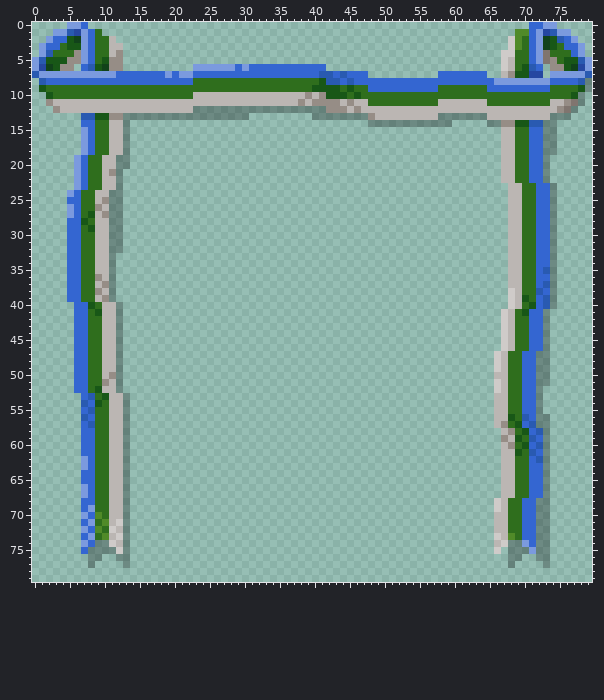
Pixel-art file -- art/ribbon-frame.aseprite. The first picture shows the starting point.
80x80 pixels, 1 frame.
The result:
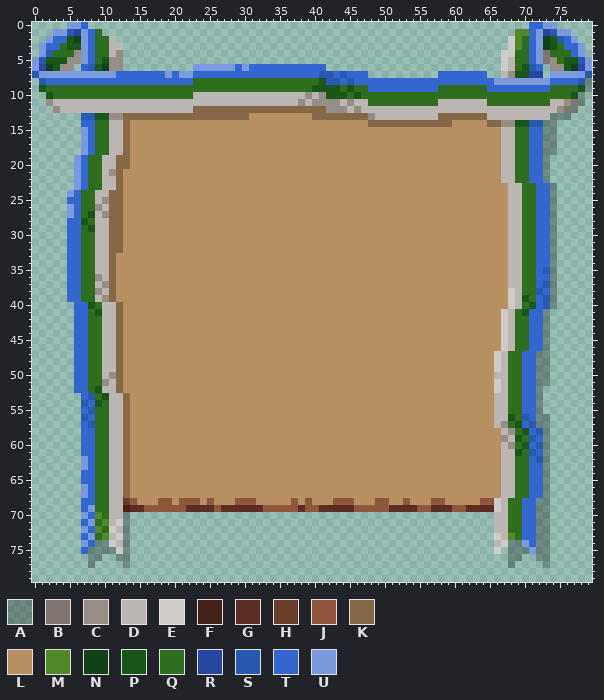
Palette (. is transparent): A #00000046  B #80756f  C #968d86  D #bbb6b3  E #cfcbc9  F #43211a  G #5c2d24  H #683e2b  J #8f563b  K #856846  L #b88f61  M #508a28  N #11421a  P #185717  Q #2f6e1d  R #2547a1  S #295ab1  T #3466d1  U #7b9ade
What changed:
layer "bg" added
Changed rows in their new state; - is an unchanged pixel.
Layer "bg":
first column x 11:
12 ------------KKKKKKKKKKKKKKKKKKK--------------------------
13 --KKKKKKKKKKKKKKKKKKLLLLLLLLLKKKKKKKK----------KKKKKKK---
14 --KLLLLLLLLLLLLLLLLLLLLLLLLLLLLLLLLLLKKKKKKKKKKKKLLLLLKK-
15 --KLLLLLLLLLLLLLLLLLLLLLLLLLLLLLLLLLLLLLLLLLLLLLLLLLLLLL-
16 --KLLLLLLLLLLLLLLLLLLLLLLLLLLLLLLLLLLLLLLLLLLLLLLLLLLLLL-
17 --KLLLLLLLLLLLLLLLLLLLLLLLLLLLLLLLLLLLLLLLLLLLLLLLLLLLLL-
18 --KLLLLLLLLLLLLLLLLLLLLLLLLLLLLLLLLLLLLLLLLLLLLLLLLLLLLL-
19 -KKLLLLLLLLLLLLLLLLLLLLLLLLLLLLLLLLLLLLLLLLLLLLLLLLLLLLL-
20 -KKLLLLLLLLLLLLLLLLLLLLLLLLLLLLLLLLLLLLLLLLLLLLLLLLLLLLL-
21 -KLLLLLLLLLLLLLLLLLLLLLLLLLLLLLLLLLLLLLLLLLLLLLLLLLLLLLL-
22 -KLLLLLLLLLLLLLLLLLLLLLLLLLLLLLLLLLLLLLLLLLLLLLLLLLLLLLL-
23 -KLLLLLLLLLLLLLLLLLLLLLLLLLLLLLLLLLLLLLLLLLLLLLLLLLLLLLLL
24 KKLLLLLLLLLLLLLLLLLLLLLLLLLLLLLLLLLLLLLLLLLLLLLLLLLLLLLLL
25 KKLLLLLLLLLLLLLLLLLLLLLLLLLLLLLLLLLLLLLLLLLLLLLLLLLLLLLLL
26 KKLLLLLLLLLLLLLLLLLLLLLLLLLLLLLLLLLLLLLLLLLLLLLLLLLLLLLLL
27 KKLLLLLLLLLLLLLLLLLLLLLLLLLLLLLLLLLLLLLLLLLLLLLLLLLLLLLLL
28 KKLLLLLLLLLLLLLLLLLLLLLLLLLLLLLLLLLLLLLLLLLLLLLLLLLLLLLLL
29 KKLLLLLLLLLLLLLLLLLLLLLLLLLLLLLLLLLLLLLLLLLLLLLLLLLLLLLLL
30 KKLLLLLLLLLLLLLLLLLLLLLLLLLLLLLLLLLLLLLLLLLLLLLLLLLLLLLLL
31 KKLLLLLLLLLLLLLLLLLLLLLLLLLLLLLLLLLLLLLLLLLLLLLLLLLLLLLLL
32 KKLLLLLLLLLLLLLLLLLLLLLLLLLLLLLLLLLLLLLLLLLLLLLLLLLLLLLLL
33 KLLLLLLLLLLLLLLLLLLLLLLLLLLLLLLLLLLLLLLLLLLLLLLLLLLLLLLLL
34 KLLLLLLLLLLLLLLLLLLLLLLLLLLLLLLLLLLLLLLLLLLLLLLLLLLLLLLLL
35 KLLLLLLLLLLLLLLLLLLLLLLLLLLLLLLLLLLLLLLLLLLLLLLLLLLLLLLLL
36 KLLLLLLLLLLLLLLLLLLLLLLLLLLLLLLLLLLLLLLLLLLLLLLLLLLLLLLLL
37 KLLLLLLLLLLLLLLLLLLLLLLLLLLLLLLLLLLLLLLLLLLLLLLLLLLLLLLLL
38 KLLLLLLLLLLLLLLLLLLLLLLLLLLLLLLLLLLLLLLLLLLLLLLLLLLLLLLLL
39 KLLLLLLLLLLLLLLLLLLLLLLLLLLLLLLLLLLLLLLLLLLLLLLLLLLLLLLLL
40 -KLLLLLLLLLLLLLLLLLLLLLLLLLLLLLLLLLLLLLLLLLLLLLLLLLLLLLLL
41 -KLLLLLLLLLLLLLLLLLLLLLLLLLLLLLLLLLLLLLLLLLLLLLLLLLLLLLL-
42 -KLLLLLLLLLLLLLLLLLLLLLLLLLLLLLLLLLLLLLLLLLLLLLLLLLLLLLL-
43 -KLLLLLLLLLLLLLLLLLLLLLLLLLLLLLLLLLLLLLLLLLLLLLLLLLLLLLL-
44 -KLLLLLLLLLLLLLLLLLLLLLLLLLLLLLLLLLLLLLLLLLLLLLLLLLLLLLL-
45 -KLLLLLLLLLLLLLLLLLLLLLLLLLLLLLLLLLLLLLLLLLLLLLLLLLLLLLL-
46 -KLLLLLLLLLLLLLLLLLLLLLLLLLLLLLLLLLLLLLLLLLLLLLLLLLLLLLL-
47 -KLLLLLLLLLLLLLLLLLLLLLLLLLLLLLLLLLLLLLLLLLLLLLLLLLLLLL--
48 -KLLLLLLLLLLLLLLLLLLLLLLLLLLLLLLLLLLLLLLLLLLLLLLLLLLLLL--
49 -KLLLLLLLLLLLLLLLLLLLLLLLLLLLLLLLLLLLLLLLLLLLLLLLLLLLLL--
50 -KLLLLLLLLLLLLLLLLLLLLLLLLLLLLLLLLLLLLLLLLLLLLLLLLLLLLL--
51 -KLLLLLLLLLLLLLLLLLLLLLLLLLLLLLLLLLLLLLLLLLLLLLLLLLLLLL--
52 -KLLLLLLLLLLLLLLLLLLLLLLLLLLLLLLLLLLLLLLLLLLLLLLLLLLLLL--
53 --KLLLLLLLLLLLLLLLLLLLLLLLLLLLLLLLLLLLLLLLLLLLLLLLLLLLL--
54 --KLLLLLLLLLLLLLLLLLLLLLLLLLLLLLLLLLLLLLLLLLLLLLLLLLLLL--
55 --KLLLLLLLLLLLLLLLLLLLLLLLLLLLLLLLLLLLLLLLLLLLLLLLLLLLL--
56 --KLLLLLLLLLLLLLLLLLLLLLLLLLLLLLLLLLLLLLLLLLLLLLLLLLLLL--
57 --KLLLLLLLLLLLLLLLLLLLLLLLLLLLLLLLLLLLLLLLLLLLLLLLLLLLL--
58 --KLLLLLLLLLLLLLLLLLLLLLLLLLLLLLLLLLLLLLLLLLLLLLLLLLLLLL-
59 --KLLLLLLLLLLLLLLLLLLLLLLLLLLLLLLLLLLLLLLLLLLLLLLLLLLLLL-
60 --KLLLLLLLLLLLLLLLLLLLLLLLLLLLLLLLLLLLLLLLLLLLLLLLLLLLLL-
61 --KLLLLLLLLLLLLLLLLLLLLLLLLLLLLLLLLLLLLLLLLLLLLLLLLLLLLL-
62 --KLLLLLLLLLLLLLLLLLLLLLLLLLLLLLLLLLLLLLLLLLLLLLLLLLLLLL-
63 --KLLLLLLLLLLLLLLLLLLLLLLLLLLLLLLLLLLLLLLLLLLLLLLLLLLLLL-
64 --KLLLLLLLLLLLLLLLLLLLLLLLLLLLLLLLLLLLLLLLLLLLLLLLLLLLLL-
65 --KLLLLLLLLLLLLLLLLLLLLLLLLLLLLLLLLLLLLLLLLLLLLLLLLLLLLL-
66 --KLLLLLLLLLLLLLLLLLLLLLLLLLLLLLLLLLLLLLLLLLLLLLLLLLLLLL-
67 --KLLLLLLLLLLLLLLLLLLLLLLLLLLLLLLLLLLLLLLLLLLLLLLLLLLLLL-
68 --HJLLLJJLJJJLJLLLJJJLLLLLJLJLLLJJJLLLJJLLJLLLJJLLLLLJJ--
69 --FGGJJJJJJGGGGJGGGGGGJJJJJGJJGGGGGJJJJJGGGGJJGGGJJGGGG--
Where, in picture pixels (left, top, right, bottom), the same in both pictures:
changed: (109, 106, 508, 512)
